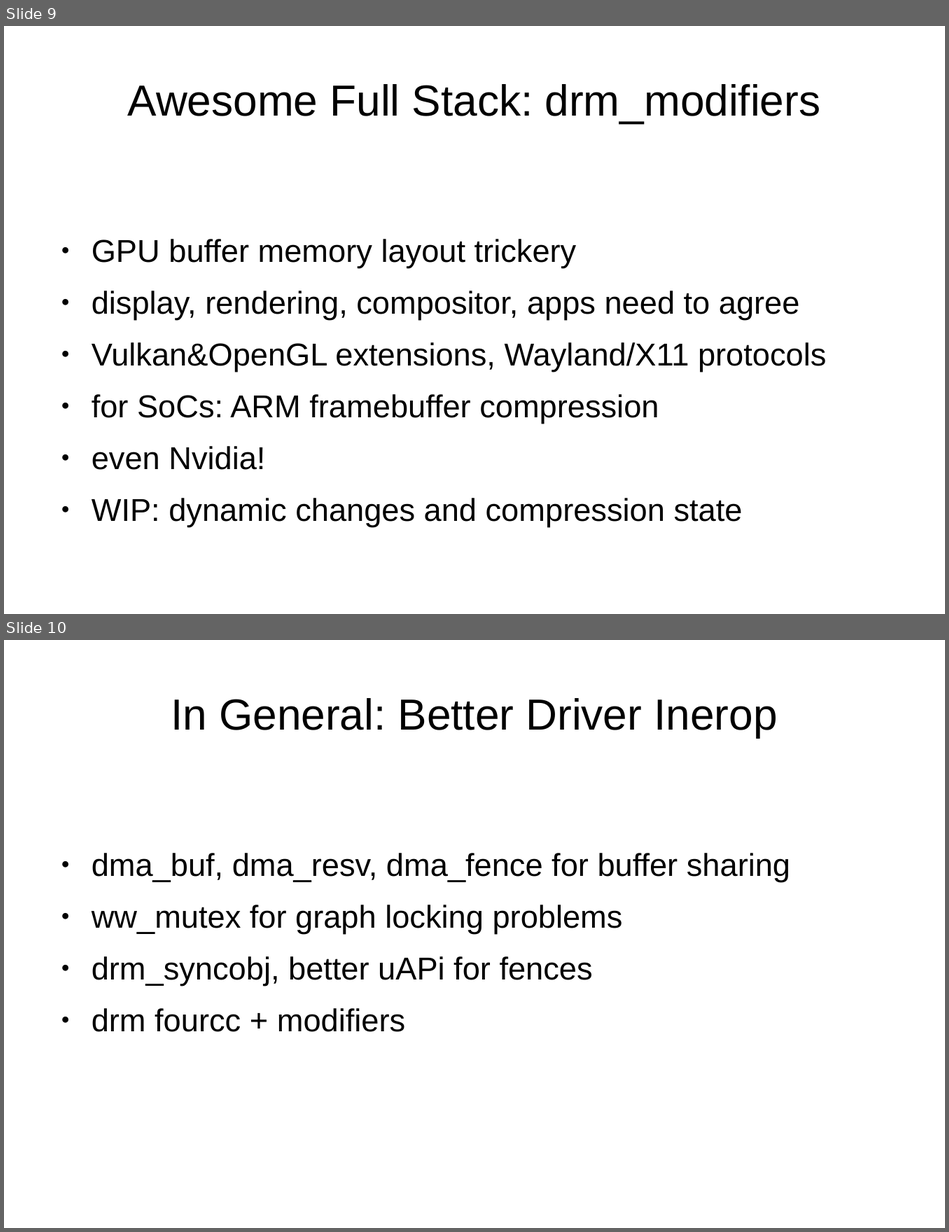
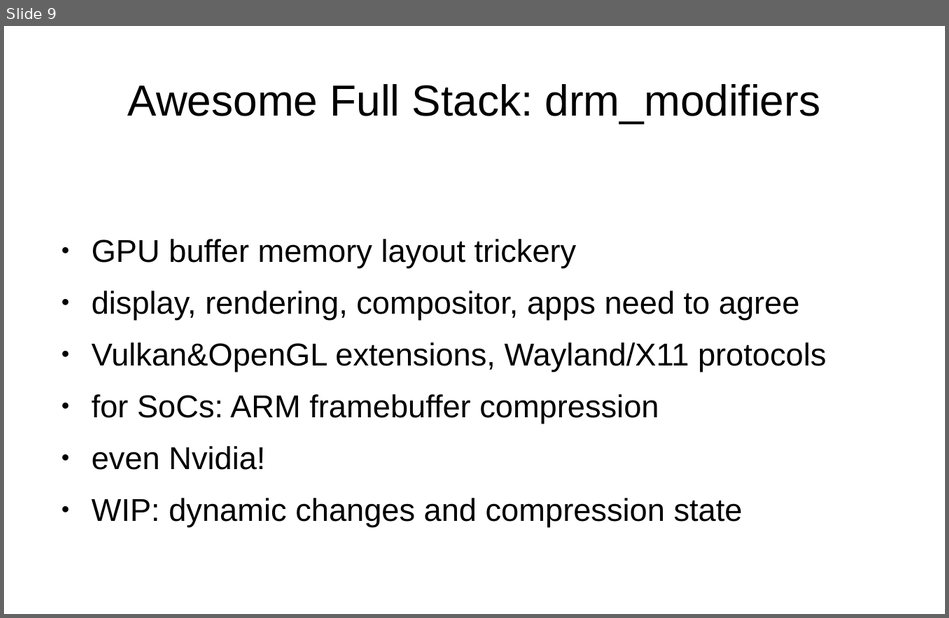
Before and after one commit to danvet/danvet.github.io, a slide deck: slides/lca-2020-awesome.odp. Shown one above the other, each under a label of ours: slides 9 and 10 before the commit, slide 9 after it. The pictures are 949x1232 and 949x618 pixels, drawn with LibreOffice and Linux fonts; fonts in the diff are those of the drawing. Boxes give left, top, right and bottom in pixels: in the first picture for what was removed or moved away, otherwise in the second. Text is boxed around its words. In the diff, an @@ line names an element or a change of style, - is before the commit and + after.

```diff
--- a/slides/lca-2020-awesome.odp
+++ b/slides/lca-2020-awesome.odp
@@ slide 10 removed at (4,640,945,1228), background #FFFFFF @@
@@ title removed at (171,698,777,737) @@
-In General: Better Driver Inerop
@@ text removed at (92,853,790,1032) @@
-● dma_buf, dma_resv, dma_fence for buffer sharing
-● ww_mutex for graph locking problems
-● drm_syncobj, better uAPi for fences
-● drm fourcc + modifiers
```
Also in this commit, not shown: 16 slides added, 9 other slides removed.
